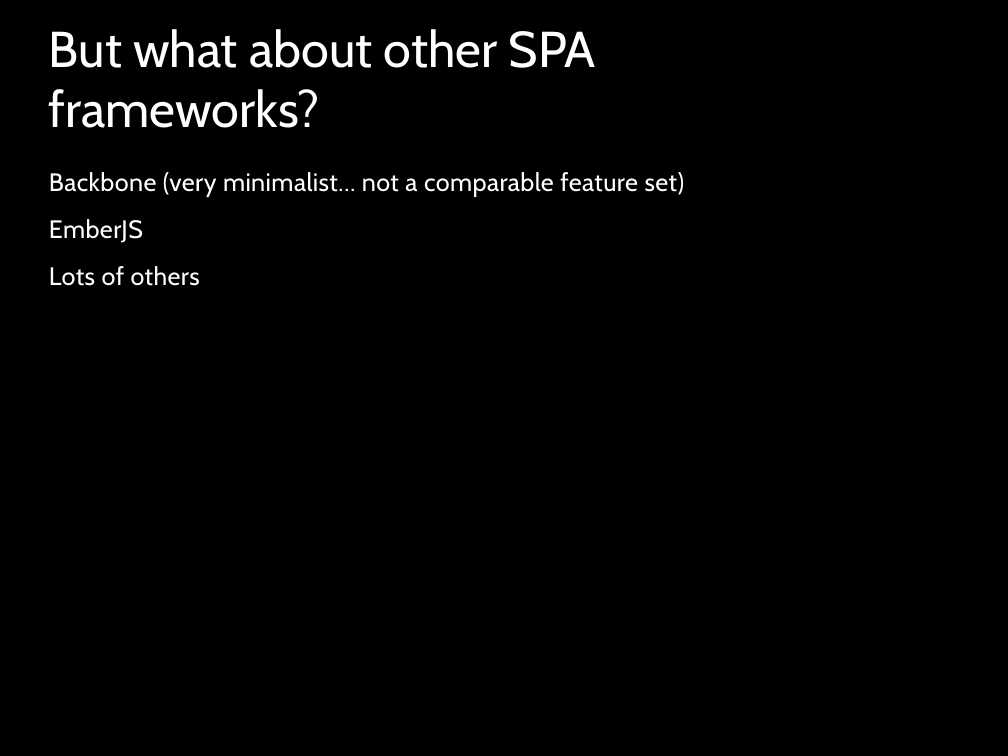
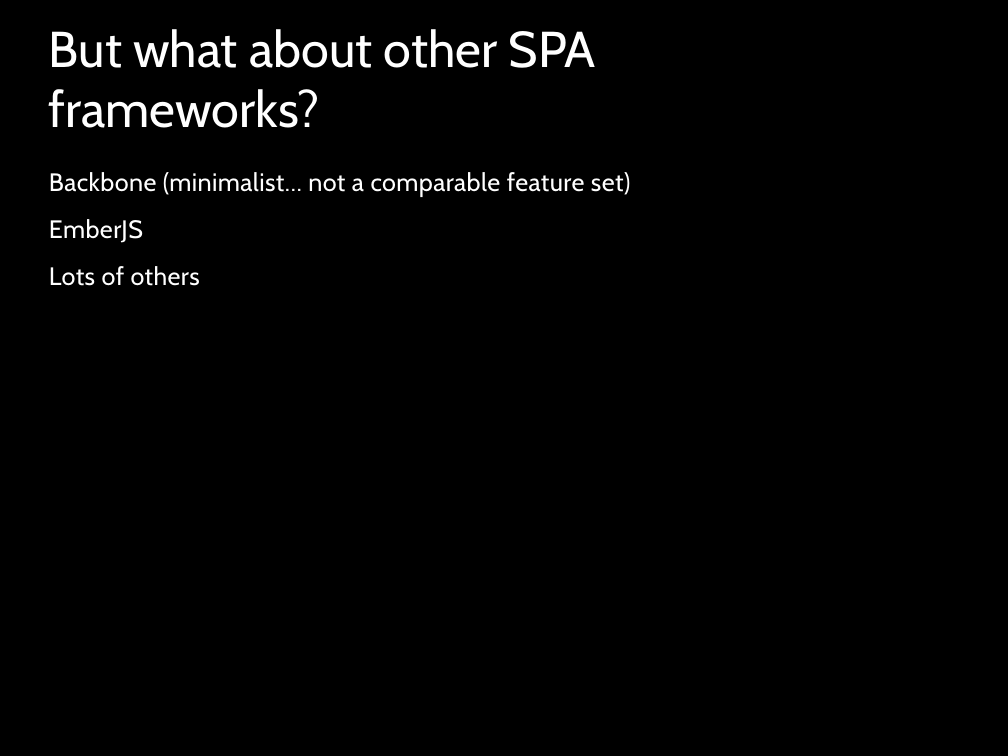
Before and after one commit to kevinkemp/Presentations, a slide deck: slide 5 of angularjs/AngularJS.pptx. Drawn at 1008x756 pixels with LibreOffice and Linux fonts; fonts in the diff are those of the drawing; background and template pictures are left out. Boxes give left, top, right and bottom in pixels: in the first picture for what was removed or moved away, otherwise in the second. Text is boxed around its words. In the diff, an @@ line names an element or a change of style, - is before the commit and + after.

```diff
--- a/angularjs/AngularJS.pptx
+++ b/angularjs/AngularJS.pptx
@@ text at <box>49,172,631,197</box>: text changed @@
-Backbone (very minimalist… not a comparable feature set)
+Backbone (minimalist… not a comparable feature set)
```
Also in this commit, not shown: 6 other slides changed.
